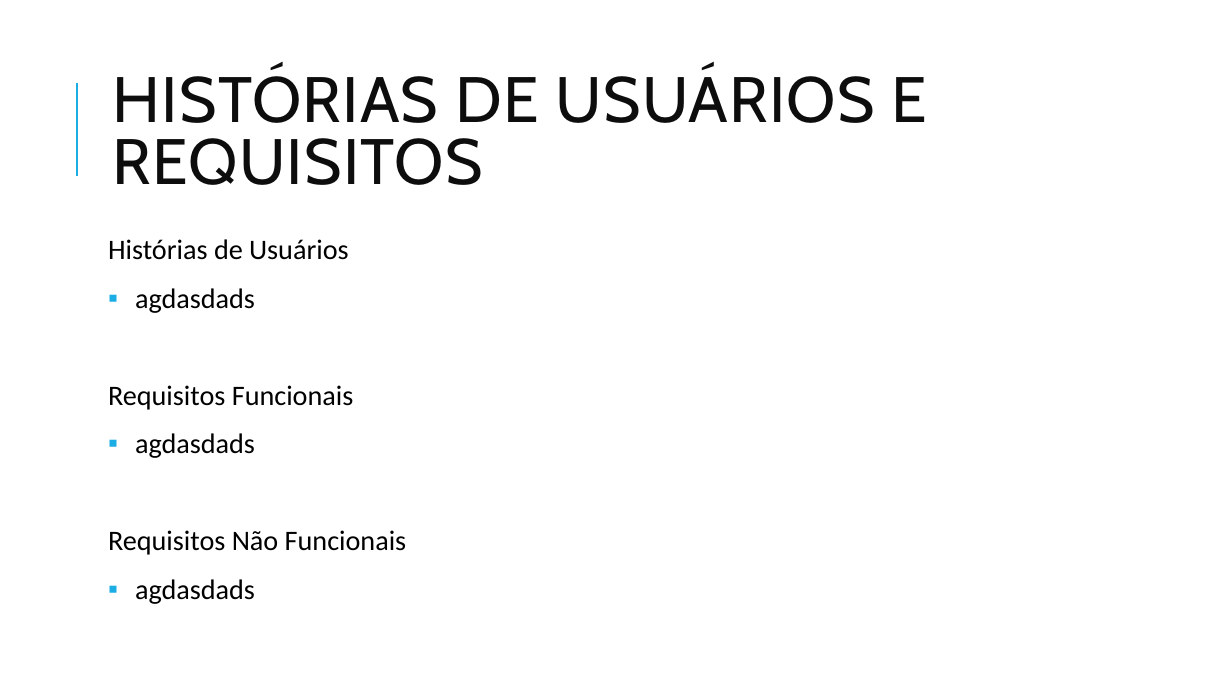
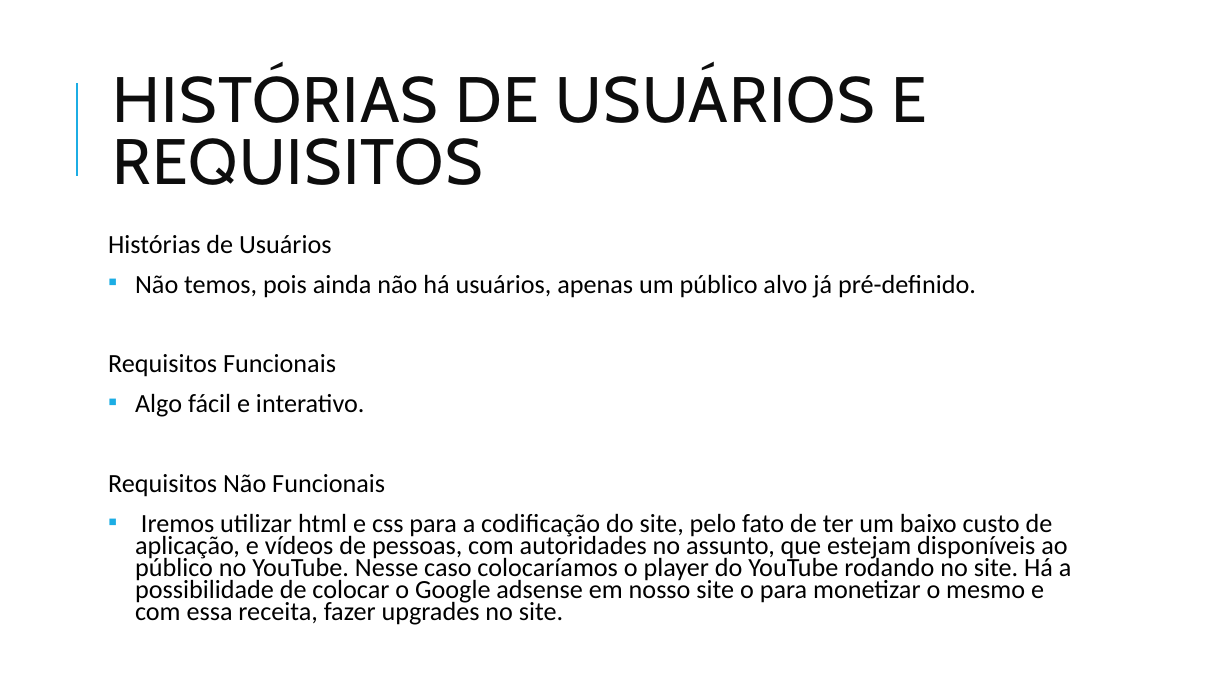
Before and after one commit to ICEI-PUC-Minas-PMGCC-TI/tiaw-pmg-cc-t-20222-03-falta-de-organizacao-financeira, a slide deck: slide 5 of docs/apresentacao/apresentacao - TEMPLATE.pptx. Drawn at 1232x693 pixels with LibreOffice and Linux fonts; fonts in the diff are those of the drawing. Boxes give left, top, right and bottom in pixels: in the first picture for what was removed or moved away, otherwise in the second. Text is boxed around its words. In the diff, an @@ line names an element or a change of style, - is before the commit and + after.

Commit message:
Atualização do projeto para a Sprint 1

```diff
--- a/docs/apresentacao/apresentacao - TEMPLATE.pptx
+++ b/docs/apresentacao/apresentacao - TEMPLATE.pptx
@@ text at <box>108,234,385,497</box>: size 22 to 20.4 pt in "Histórias de Usuários", "Requisitos Funcionais", "Requisitos Não Funcionais"; line spacing 0.9 to 0.7 @@
@@ text at <box>135,274,976,298</box>: text changed; size 22 to 20.4 pt @@
-▪ agdasdads
+▪ Não temos, pois ainda não há usuários, apenas um público alvo já pré-definido.
@@ text at <box>135,393,365,417</box>: text changed; size 22 to 20.4 pt @@
-▪ agdasdads
+▪ Algo fácil e interativo.
@@ text at <box>135,513,1072,625</box>: text changed; size 22 to 20.4 pt @@
-▪ agdasdads
+▪ Iremos utilizar html e css para a codificação do site, pelo fato de ter um baixo custo de aplicação, e vídeos de pessoas, com autoridades no assunto, que estejam disponíveis ao público no YouTube. Nesse caso colocaríamos o player do YouTube rodando no site. Há a possibilidade de colocar o Google adsense em nosso site o para monetizar o mesmo e com essa receita, fazer upgrades no site.
```
Also in this commit, not shown: 7 other slides changed, 3 slides added, 7 other files.
